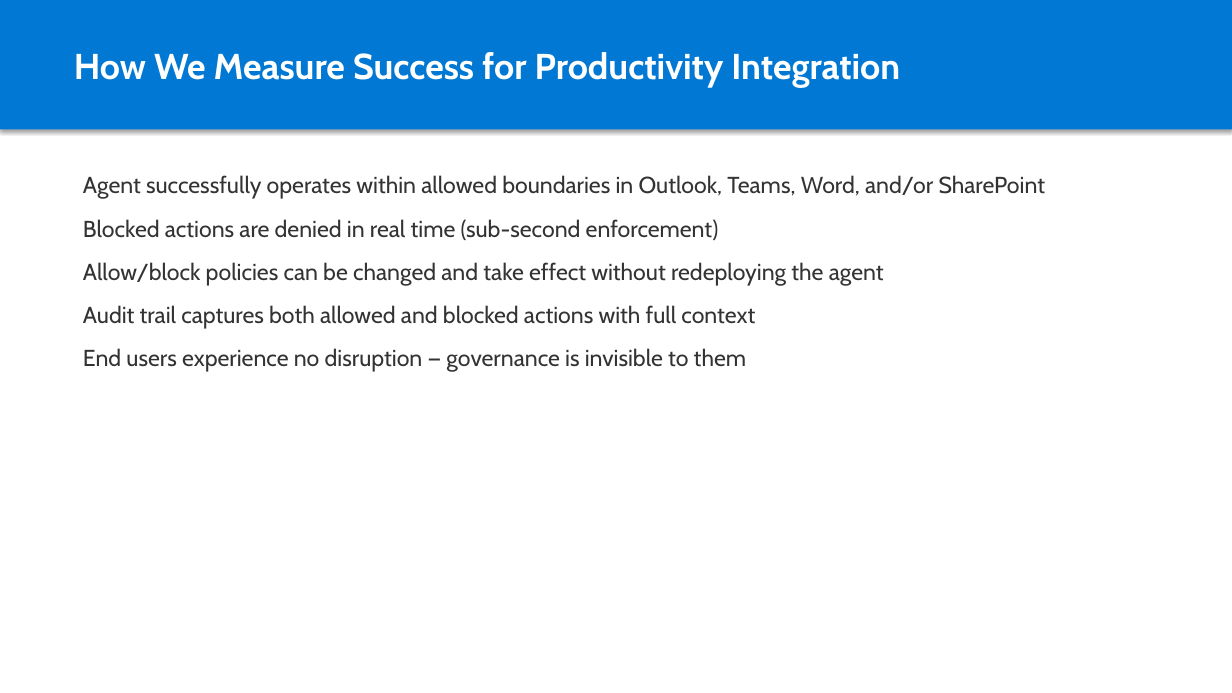
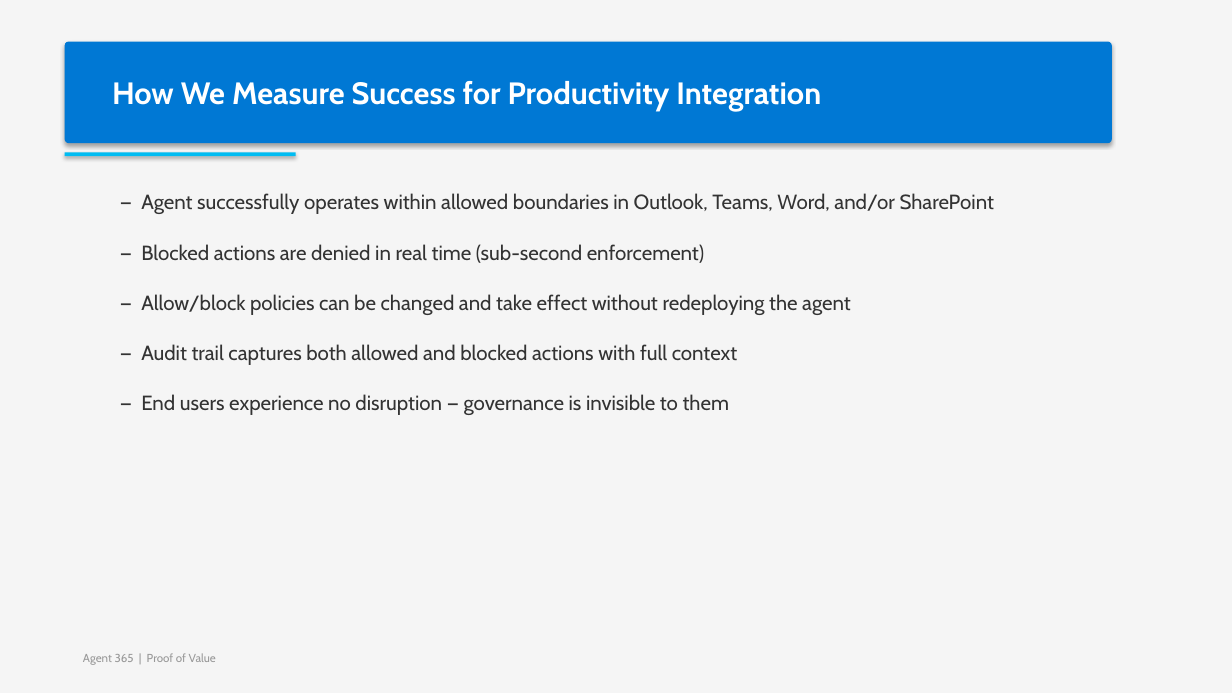
Before and after one commit to cloudtoso/Agent-365-POC, a slide deck: slide 35 of Agent365-PoV-Deck.pptx. Drawn at 1232x693 pixels with LibreOffice and Linux fonts; fonts in the diff are those of the drawing. Boxes give left, top, right and bottom in pixels: in the first picture for what was removed or moved away, otherwise in the second. Text is boxed around its words. In the diff, an @@ line names an element or a change of style, - is before the commit and + after.

```diff
--- a/Agent365-PoV-Deck.pptx
+++ b/Agent365-PoV-Deck.pptx
@@ rectangle added at [0,0,1232,693], fill #F5F5F5 @@
@@ rounded rectangle "How We Measure Success for ...": place and size @@
-rounded rectangle "How We Measure Success for ..." at [0,0,1232,129]
+rounded rectangle "How We Measure Success for ..." at [65,42,1112,143]
@@ rounded rectangle "How We Measure Success for ..." at [65,42,1112,143]: size 28 to 24 pt; rectangle to rounded rectangle @@
@@ rectangle added at [65,152,296,156], fill #00BCF2 @@
@@ text at [141,193,994,415]: text changed; size 18 to 16 pt @@
-Agent successfully operates within allowed boundaries in Outlook, Teams, Word, and/or SharePoint
-Blocked actions are denied in real time (sub-second enforcement)
-Allow/block policies can be changed and take effect without redeploying the agent
-Audit trail captures both allowed and blocked actions with full context
-End users experience no disruption — governance is invisible to them
+— Agent successfully operates within allowed boundaries in Outlook, Teams, Word, and/or SharePoint
+— Blocked actions are denied in real time (sub-second enforcement)
+— Allow/block policies can be changed and take effect without redeploying the agent
+— Audit trail captures both allowed and blocked actions with full context
+— End users experience no disruption — governance is invisible to them
@@ text added at [83,653,216,665], 9 pt, text #999999 @@
+Agent 365 | Proof of Value
```
Also in this commit, not shown: 43 other slides changed, 1 other file.
